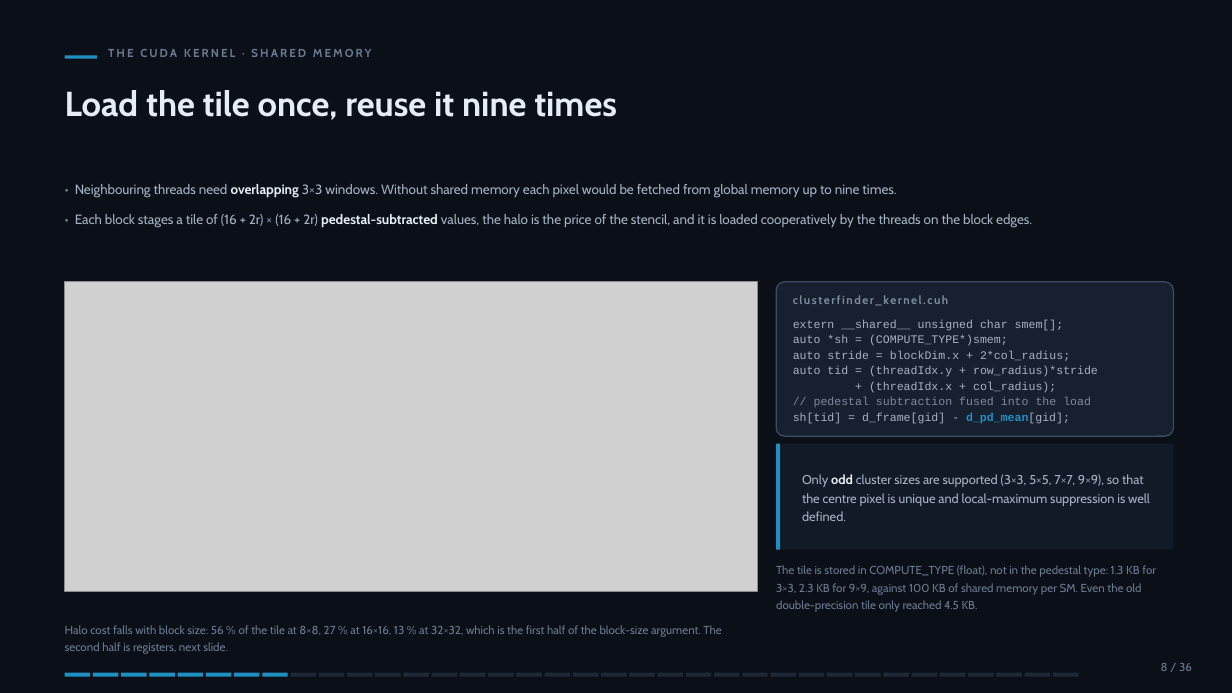
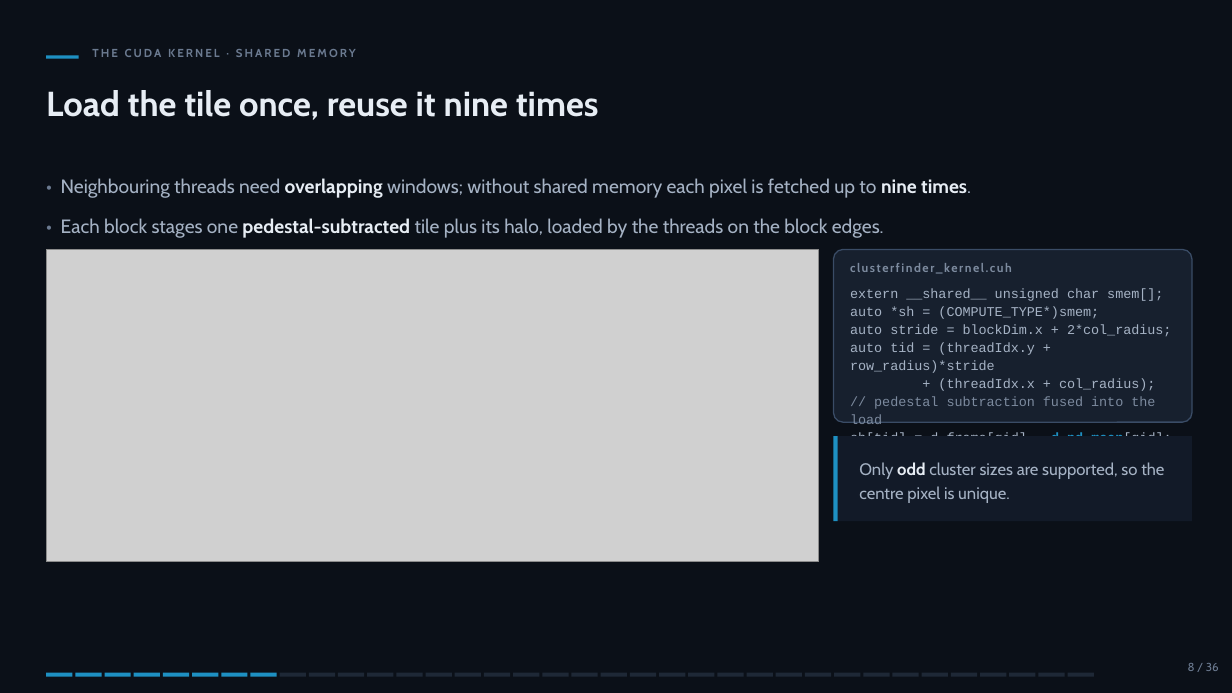
Before and after one commit to slsdetectorgroup/aare, a slide deck: slide 9 of docs/cf_cuda_performance.pptx. Drawn at 1232x693 pixels with LibreOffice and Linux fonts; fonts in the diff are those of the drawing; grey boxes stand for pictures. Boxes give left, top, right and bottom in pixels: in the first picture for what was removed or moved away, otherwise in the second. Text is boxed around its words. In the diff, an @@ line names an element or a change of style, - is before the commit and + after.

```diff
--- a/docs/cf_cuda_performance.pptx
+++ b/docs/cf_cuda_performance.pptx
@@ rectangle: place and size @@
-rectangle at (65, 55, 97, 59)
+rectangle at (46, 55, 79, 59)
@@ text "THE CUDA KERNEL · SHARED ...": place and size @@
-text "THE CUDA KERNEL · SHARED ..." at (108, 49, 372, 57)
+text "THE CUDA KERNEL · SHARED ..." at (92, 49, 356, 57)
@@ text "Load the tile once, reuse ...": place and size @@
-text "Load the tile once, reuse ..." at (65, 90, 617, 120)
+text "Load the tile once, reuse ..." at (46, 90, 599, 120)
@@ text at (61, 178, 971, 238): text changed; size 10.5 to 15 pt @@
-• Neighbouring threads need overlapping 3×3 windows. Without shared memory each pixel would be fetched from global memory up to nine times.
-• Each block stages a tile of (16 + 2r) × (16 + 2r) pedestal-subtracted values, the halo is the price of the stencil, and it is loaded cooperatively by the threads on the block edges.
+• Neighbouring threads need overlapping windows; without shared memory each pixel is fetched up to nine times.
+• Each block stages one pedestal-subtracted tile plus its halo, loaded by the threads on the block edges.
@@ picture: place and size @@
-picture at (65, 282, 758, 592)
+picture at (46, 250, 819, 562)
@@ rounded rectangle: place and size @@
-rounded rectangle at (776, 282, 1174, 436)
+rounded rectangle at (834, 250, 1192, 422)
@@ text "clusterfinder_kernel.cuh": place and size @@
-text "clusterfinder_kernel.cuh" at (793, 295, 949, 306)
+text "clusterfinder_kernel.cuh" at (850, 263, 1012, 274)
@@ text "clusterfinder_kernel.cuh" at (850, 263, 1012, 274): size 9 to 9.5 pt @@
@@ text "extern __shared__ unsigned char smem[];": place and size @@
-text "extern __shared__ unsigned char smem[];" at (793, 320, 1098, 424)
+text "extern __shared__ unsigned char smem[];" at (850, 288, 1172, 436)
@@ text "extern __shared__ unsigned char smem[];" at (850, 288, 1172, 436): size 9 to 10.5 pt @@
@@ rectangle: place and size @@
-rectangle at (776, 444, 780, 550)
+rectangle at (834, 436, 837, 521)
@@ rectangle: place and size @@
-rectangle at (781, 444, 1174, 550)
+rectangle at (837, 436, 1191, 521)
@@ text at (859, 462, 1164, 503): text changed; size 10 to 13 pt @@
-Only odd cluster sizes are supported (3×3, 5×5, 7×7, 9×9), so that the centre pixel is unique and local-maximum suppression is well defined.
+Only odd cluster sizes are supported, so the centre pixel is unique.
@@ text removed at (776, 565, 1156, 612) @@
-The tile is stored in COMPUTE_TYPE (float), not in the pedestal type: 1.3 KB for 3×3, 2.3 KB for 9×9, against 100 KB of shared memory per SM. Even the old double-precision tile only reached 4.5 KB.
@@ text removed at (65, 625, 721, 654) @@
-Halo cost falls with block size: 56 % of the tile at 8×8, 27 % at 16×16, 13 % at 32×32, which is the first half of the block-size argument. The second half is registers, next slide.
@@ rectangle: place and size @@
-rectangle at (65, 673, 91, 677)
+rectangle at (46, 673, 72, 677)
@@ 6 rectangles: place and size @@
-6 rectangles at (93, 673, 260, 677)
+6 rectangles at (76, 673, 247, 677)
@@ 6 rectangles: place and size @@
-6 rectangles at (262, 673, 430, 677)
+6 rectangles at (250, 673, 422, 677)
@@ 4 rectangles: place and size @@
-4 rectangles at (432, 673, 543, 677)
+4 rectangles at (426, 673, 539, 677)
@@ 4 rectangles: place and size @@
-4 rectangles at (742, 673, 882, 677)
+4 rectangles at (747, 673, 889, 677)
@@ 5 rectangles: place and size @@
-5 rectangles at (827, 673, 994, 677)
+5 rectangles at (835, 673, 1006, 677)
@@ 3 rectangles: place and size @@
-3 rectangles at (996, 673, 1079, 677)
+3 rectangles at (1009, 673, 1093, 677)
@@ text "8 / 36": place and size @@
-text "8 / 36" at (1161, 663, 1192, 671)
+text "8 / 36" at (1188, 663, 1219, 671)
```
Also in this commit, not shown: 54 other slides changed, 34 other files.
